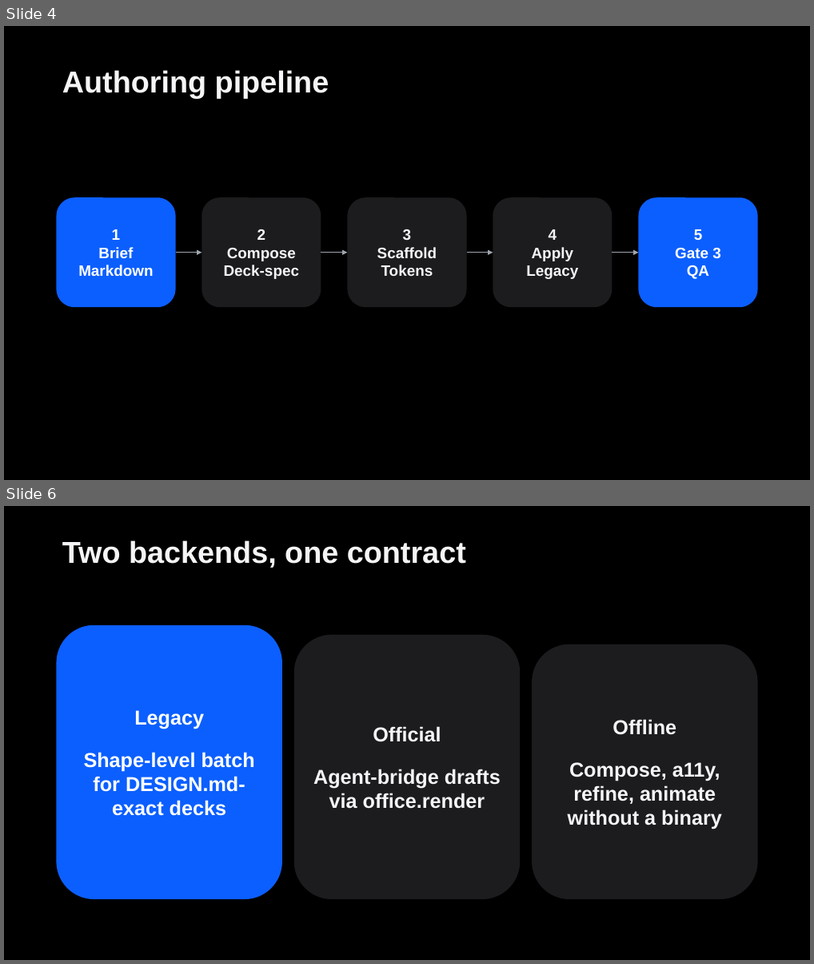
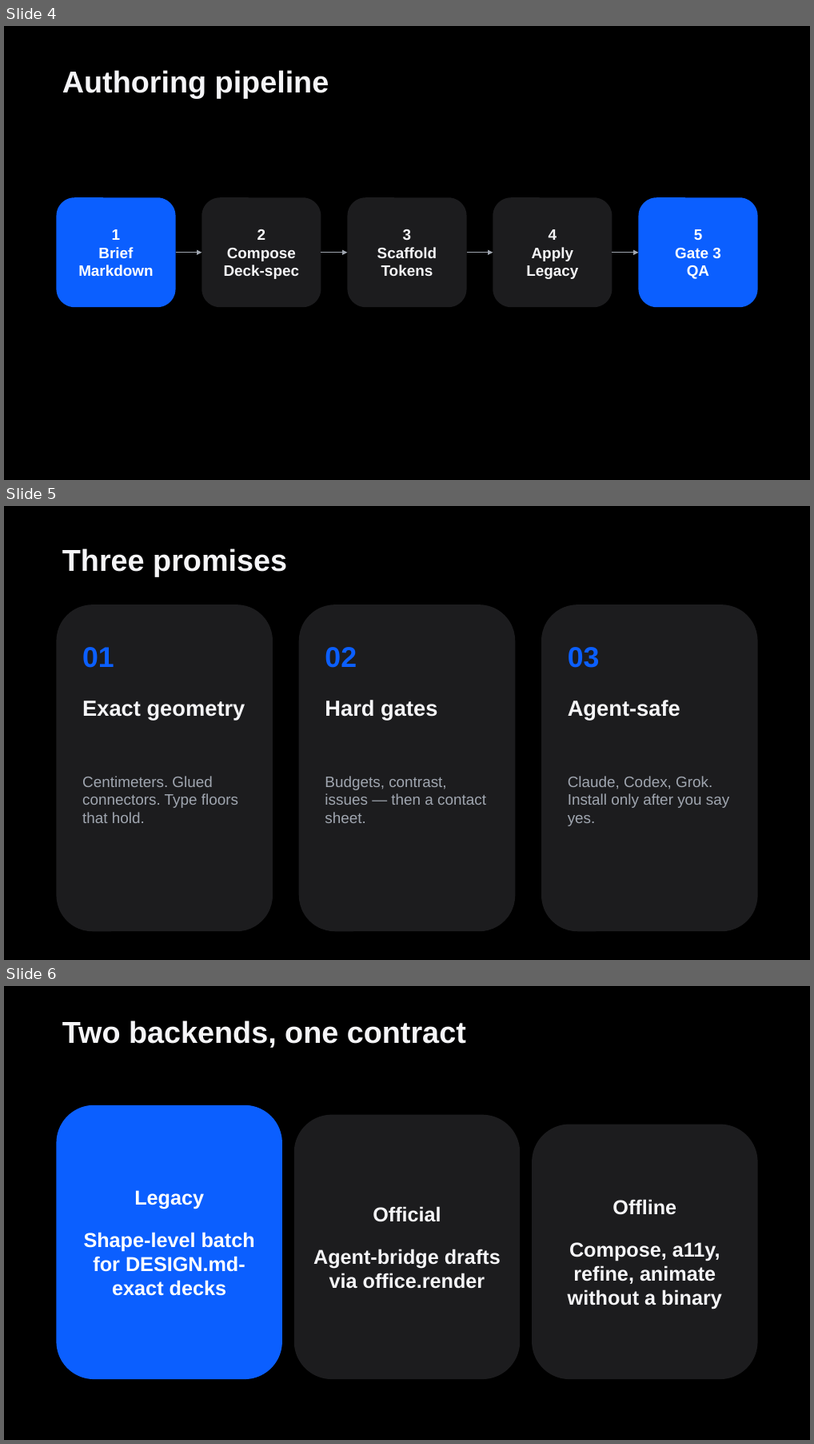
Before and after one commit to kimmingul/designmd-pptx, a slide deck: demo/designmd-pptx-intro-v2.1.2.pptx. Shown one above the other, each under a label of ours: slides 4 and 6 before the commit, slides 4, 5 and 6 after it; the slides between them are not shown. The pictures are 814x964 and 814x1444 pixels, drawn with LibreOffice and Linux fonts; fonts in the diff are those of the drawing. Boxes give left, top, right and bottom in pixels: in the first picture for what was removed or moved away, otherwise in the second. Text is boxed around its words. In the diff, an @@ line names an element or a change of style, - is before the commit and + after.

Commit message:
fix(recipes): feature_cards stop stretching body into empty slabs
Slide-5 failure mode was layout, not “Apple palette”: body Text nodes
used weight=1 so short copy inflated into 9–10 cm hollow frames.

Pack content top of each card (index + fixed title band + content-height
body), put free space in Spacer, drop the 0.18 cm hairline bar. Rebuild
flagship demo with tighter three-promise copy; OfficeCLI issues 0.

```diff
--- a/demo/designmd-pptx-intro-v2.1.2.pptx
+++ b/demo/designmd-pptx-intro-v2.1.2.pptx
@@ slide 5 added at (x1=4, y1=506, x2=810, y2=960), background #000000 @@
@@ text added at (x1=62, y1=548, x2=287, y2=576), 36 pt, text #F5F5F7, bold @@
+Three promises
@@ rounded rectangle added at (x1=57, y1=604, x2=274, y2=932), fill #1C1C1E @@
@@ rounded rectangle added at (x1=299, y1=604, x2=516, y2=932), fill #1C1C1E @@
@@ rounded rectangle added at (x1=542, y1=604, x2=758, y2=932), fill #1C1C1E @@
@@ text added at (x1=82, y1=647, x2=114, y2=668), 34 pt, text #0B5FFF, bold @@
+01
@@ text added at (x1=325, y1=647, x2=357, y2=668), 34 pt, text #0B5FFF, bold @@
+02
@@ text added at (x1=568, y1=647, x2=600, y2=668), 34 pt, text #0B5FFF, bold @@
+03
@@ text added at (x1=82, y1=700, x2=246, y2=720), 26 pt, text #F5F5F7, bold @@
+Exact geometry
@@ text added at (x1=325, y1=700, x2=438, y2=720), 26 pt, text #F5F5F7, bold @@
+Hard gates
@@ text added at (x1=568, y1=700, x2=681, y2=720), 26 pt, text #F5F5F7, bold @@
+Agent-safe
@@ text added at (x1=82, y1=776, x2=238, y2=823), 18 pt, text #A0A6B0 @@
+Centimeters. Glued connectors. Type floors that hold.
@@ text added at (x1=325, y1=776, x2=486, y2=823), 18 pt, text #A0A6B0 @@
+Budgets, contrast, issues — then a contact sheet.
@@ text added at (x1=568, y1=776, x2=730, y2=826), 18 pt, text #A0A6B0 @@
+Claude, Codex, Grok. Install only after you say yes.
```
Also in this commit, not shown: 1 slide removed, 7 other files.
